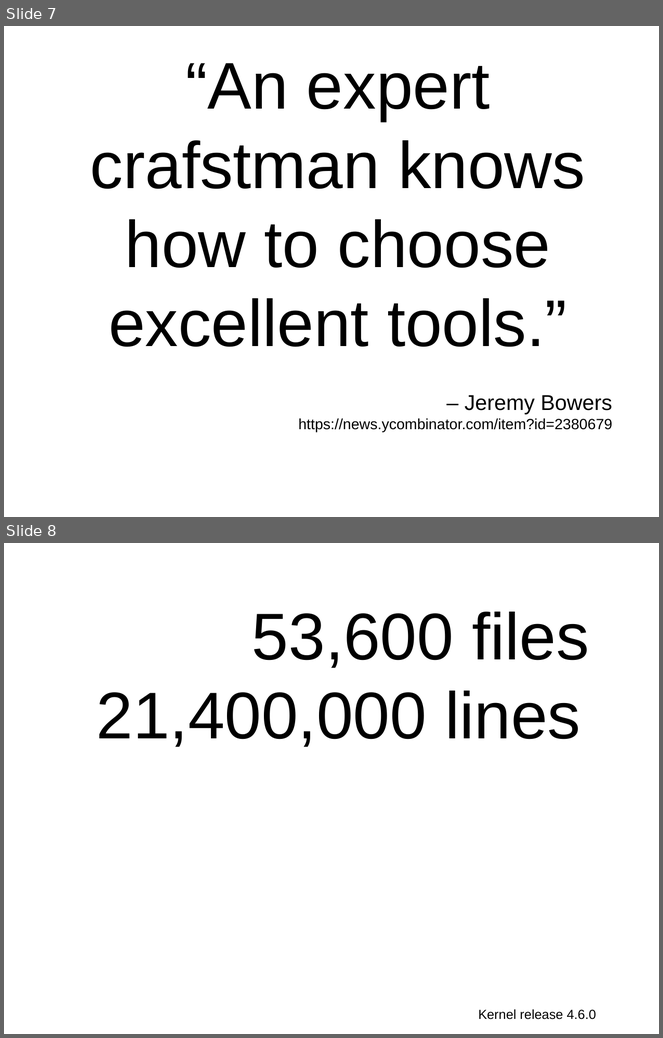
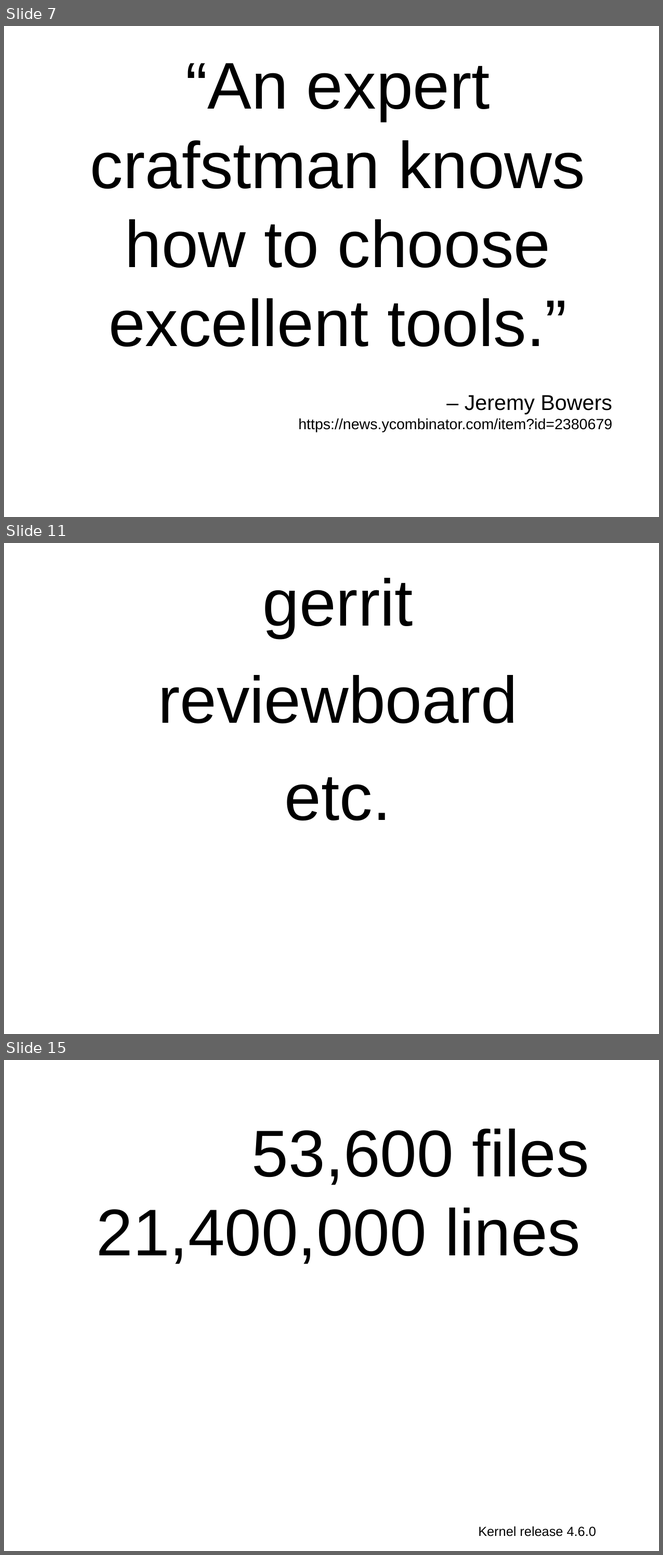
Before and after one commit to gregkh/presentation-stone-tools, a slide deck: stone-tools.odp. Shown one above the other, each under a label of ours: slides 7 and 8 before the commit, slides 7, 11 and 15 after it; the slides between them are not shown. The pictures are 663x1038 and 663x1555 pixels, drawn with LibreOffice and Linux fonts; fonts in the diff are those of the drawing. Boxes give left, top, right and bottom in pixels: in the first picture for what was removed or moved away, otherwise in the second. Text is boxed around its words. In the diff, an @@ line names an element or a change of style, - is before the commit and + after.

```diff
--- a/stone-tools.odp
+++ b/stone-tools.odp
@@ slide 11 added at (4,543,659,1034), background #FFFFFF @@
@@ text added at (158,578,518,821), 80 pt, text #000000 @@
+gerrit
+reviewboard
+etc.
@@ what was slide 8 is now slide 15 @@
```
Also in this commit, not shown: 6 other slides added, 14 slides removed, 4 other files.
